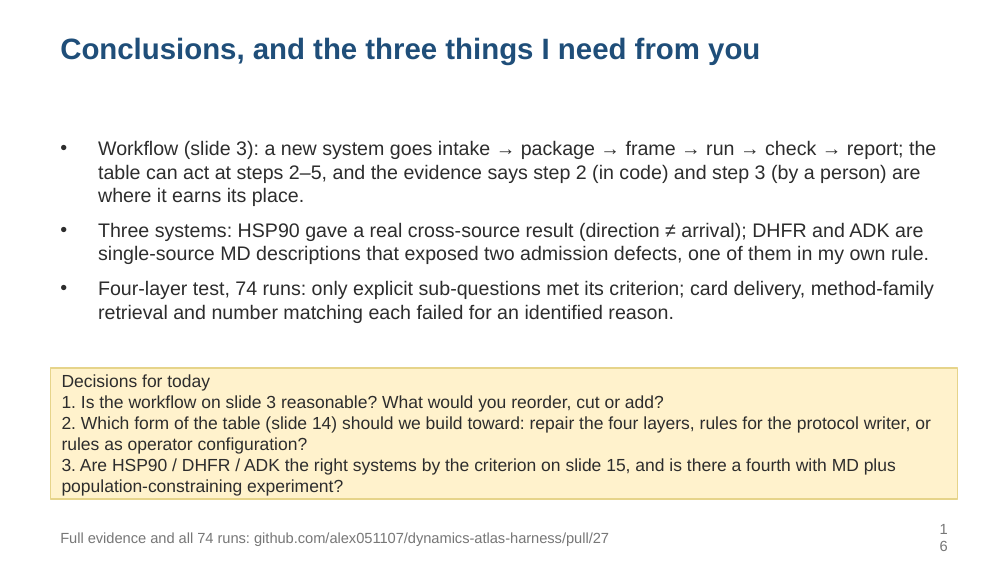
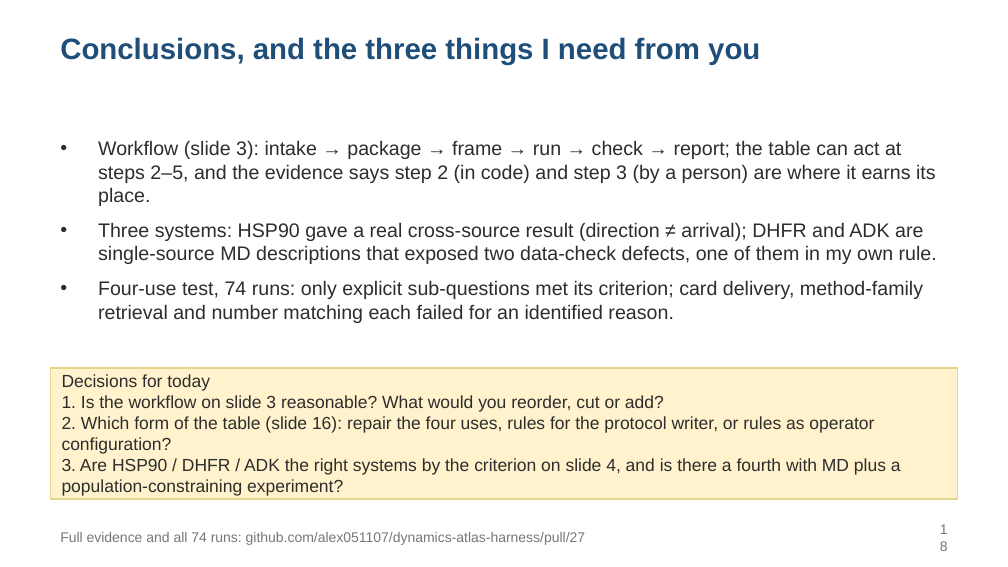
Before and after one commit to alex051107/dynamics-atlas-harness, a slide deck: slide 18 of review/rules-agent-study-20260909/development-results/SOOJUNG_DISCUSSION_20260910_EN.pptx (slide 16 before the commit). Drawn at 1008x567 pixels with LibreOffice and Linux fonts; fonts in the diff are those of the drawing. Boxes give left, top, right and bottom in pixels: in the first picture for what was removed or moved away, otherwise in the second. Text is boxed around its words. In the diff, an @@ line names an element or a change of style, - is before the commit and + after.

```diff
--- a/review/rules-agent-study-20260909/development-results/SOOJUNG_DISCUSSION_20260910_EN.pptx
+++ b/review/rules-agent-study-20260909/development-results/SOOJUNG_DISCUSSION_20260910_EN.pptx
@@ text at box(98, 140, 937, 323): text changed @@
-• Workflow (slide 3): a new system goes intake → package → frame → run → check → report; the table can act at steps 2–5, and the evidence says step 2 (in code) and step 3 (by a person) are where it earns its place.
-• Three systems: HSP90 gave a real cross-source result (direction ≠ arrival); DHFR and ADK are single-source MD descriptions that exposed two admission defects, one of them in my own rule.
-• Four-layer test, 74 runs: only explicit sub-questions met its criterion; card delivery, method-family retrieval and number matching each failed for an identified reason.
+• Workflow (slide 3): intake → package → frame → run → check → report; the table can act at steps 2–5, and the evidence says step 2 (in code) and step 3 (by a person) are where it earns its place.
+• Three systems: HSP90 gave a real cross-source result (direction ≠ arrival); DHFR and ADK are single-source MD descriptions that exposed two data-check defects, one of them in my own rule.
+• Four-use test, 74 runs: only explicit sub-questions met its criterion; card delivery, method-family retrieval and number matching each failed for an identified reason.
@@ text at box(62, 416, 901, 496): text changed @@
-2. Which form of the table (slide 14) should we build toward: repair the four layers, rules for the protocol writer, or rules as operator configuration?
-3. Are HSP90 / DHFR / ADK the right systems by the criterion on slide 15, and is there a fourth with MD plus population-constraining experiment?
+2. Which form of the table (slide 16): repair the four uses, rules for the protocol writer, or rules as operator configuration?
+3. Are HSP90 / DHFR / ADK the right systems by the criterion on slide 4, and is there a fourth with MD plus a population-constraining experiment?
@@ text "Full evidence and all 74 ..." at box(60, 532, 585, 545): size 10.5 to 10 pt @@
```
Also in this commit, not shown: 22 other slides changed, 3 slides added, 11 other files.
